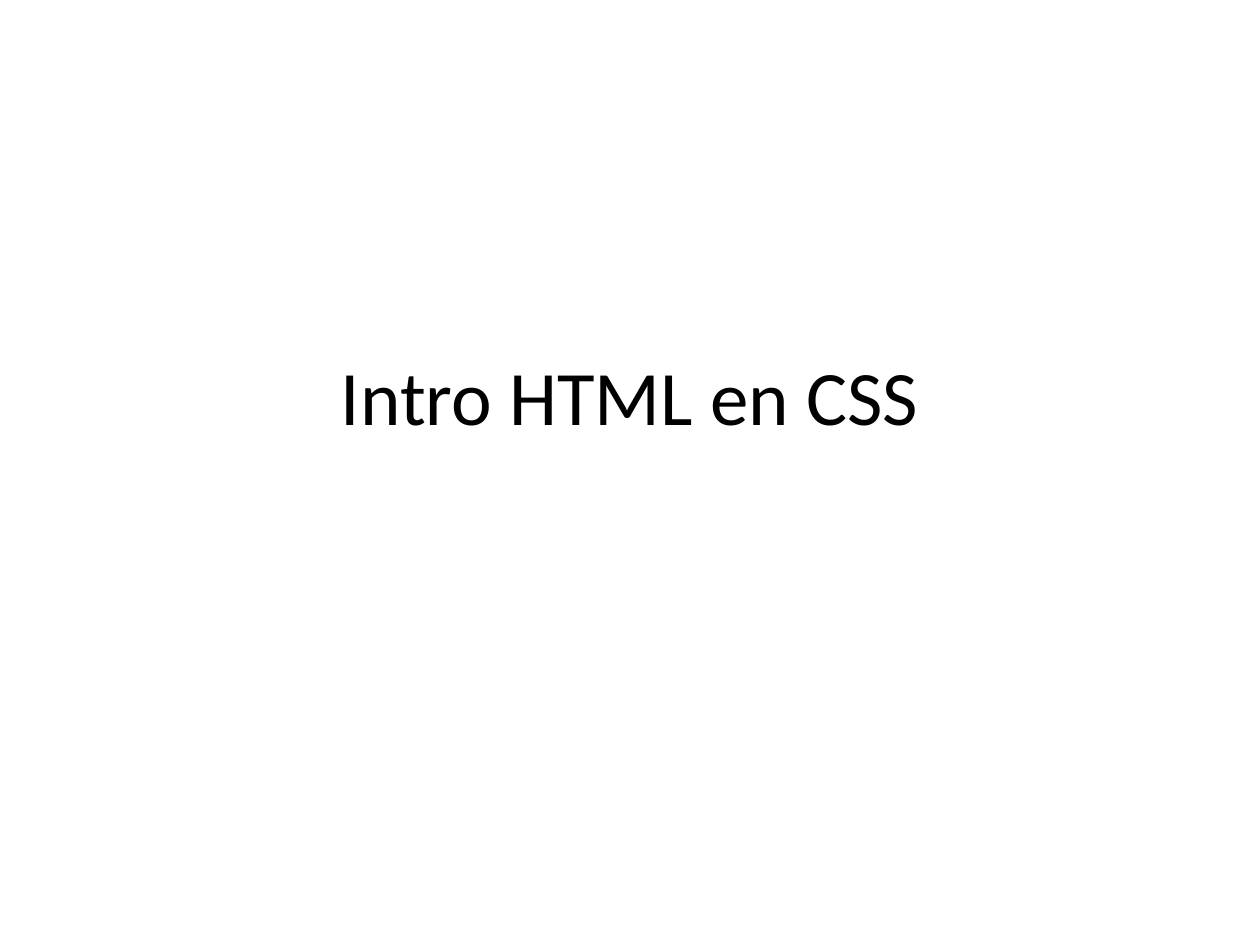
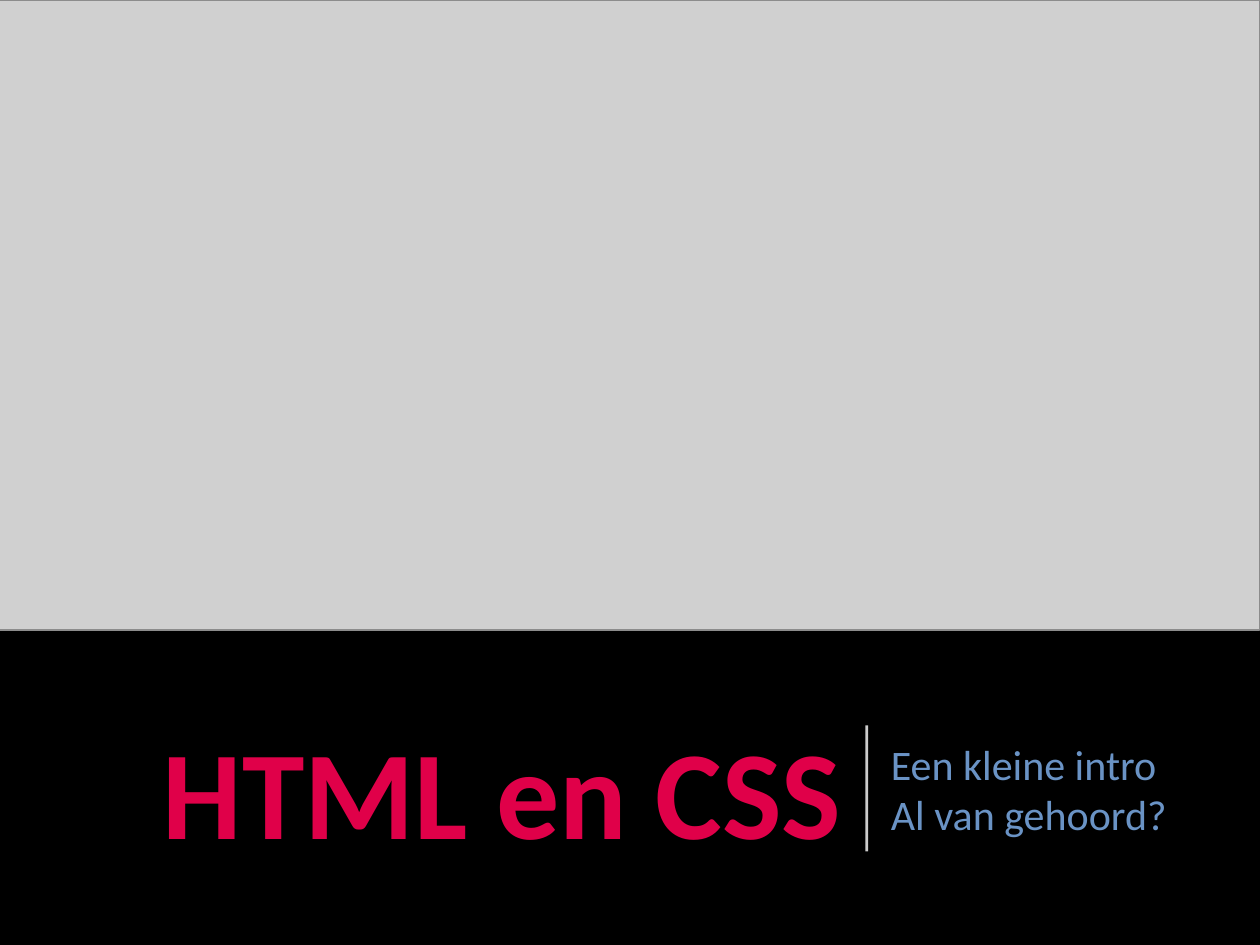
Before and after one commit to Belitili/Workshop-IntroHTML-CSS, a slide deck: slide 2 of Workshop werkdocumenten/Intro HTML en CSS.pptx (slide 1 before the commit). Drawn at 1260x945 pixels with LibreOffice and Linux fonts; fonts in the diff are those of the drawing; grey boxes stand for pictures. Boxes give left, top, right and bottom in pixels: in the first picture for what was removed or moved away, otherwise in the second. Text is boxed around its words. In the diff, an @@ line names an element or a change of style, - is before the commit and + after.

Commit message:
ppt: intro added, added some style, js removed, fixed spelling, minor content changes

```diff
--- a/Workshop werkdocumenten/Intro HTML en CSS.pptx
+++ b/Workshop werkdocumenten/Intro HTML en CSS.pptx
@@ background #FFFFFF to #000000 @@
@@ picture added at box(0, 0, 1260, 630) @@
@@ line added from (867, 852) to (867, 726), #FFFFFF 1.5 pt @@
@@ title at box(163, 756, 842, 840): text changed; size 44 to 72 pt; text colour #000000 to #E00049; bold on @@
-Intro HTML en CSS
+HTML en CSS
@@ subtitle added at box(891, 751, 1166, 837), 24 pt, text #6A93C5 @@
+Een kleine intro
+Al van gehoord?
```
Also in this commit, not shown: 21 other slides changed, 1 slide added, 2 slides removed, 2 other files.
